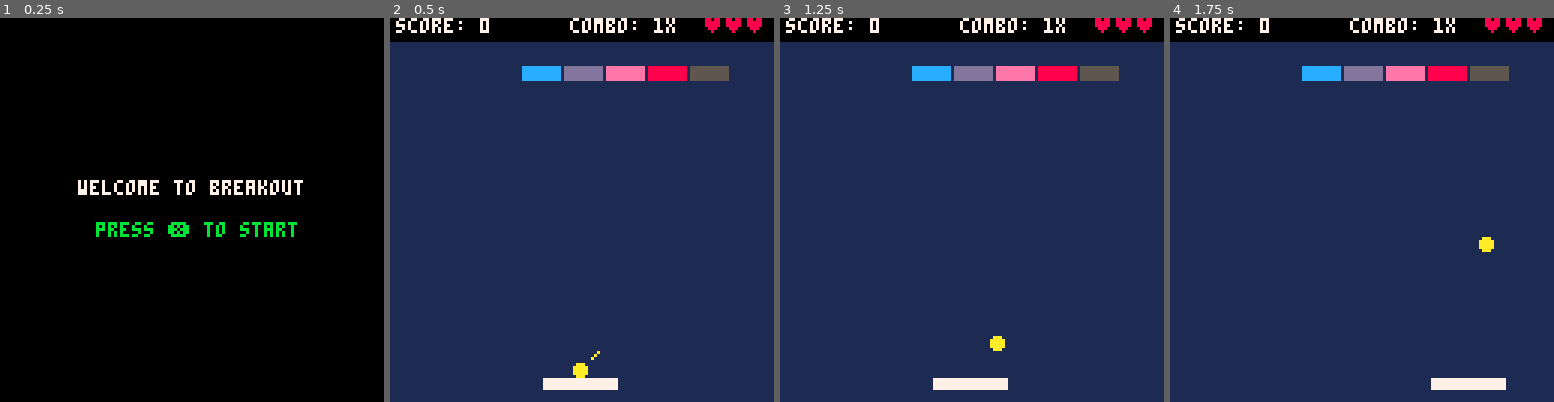
Above: before the commit, frames 1-4 (left to right).
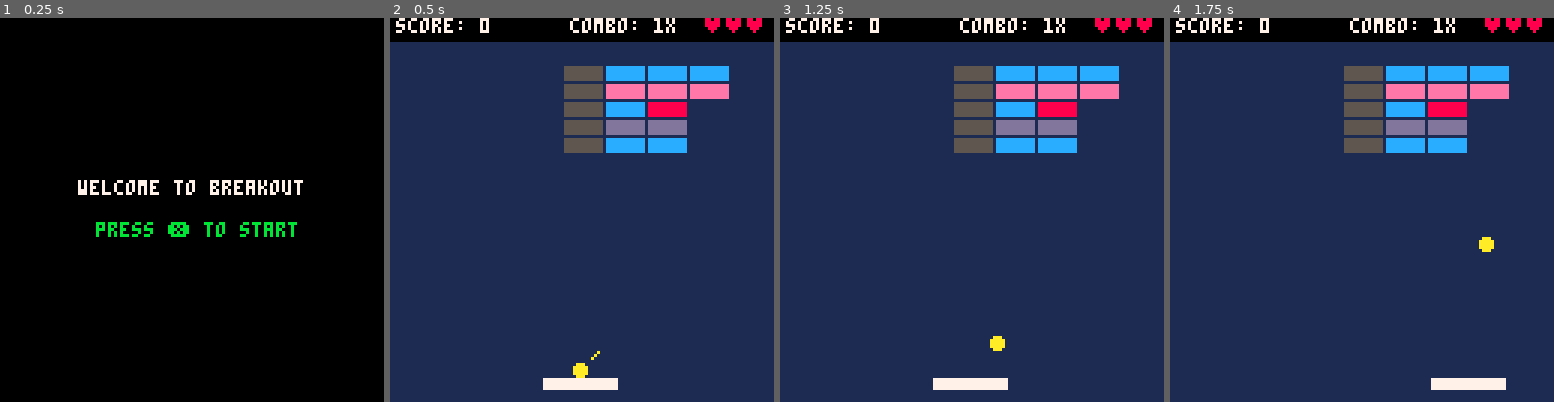
Above: after the commit, the same moments.

Repository: amcolash/pico-8
Game: PICO-8 cartridge breakout.p8
Two runs of this game, one before a commit and one after it. Both use one fixed random seed, a clock stepped at 60 frames per second and the inputs below.
Inputs:
- Up to frame 1 (0.25 s): no input
- Up to frame 2 (0.5 s): tap X (X key) at 0.33 s
- Up to frame 3 (1.25 s): tap O (Z key) at 0.7 s; tap X (X key) at 1.07 s
- Up to frame 4 (1.75 s): hold Right from 1.6 s (still down); tap O (Z key) at 1.7 s

Frame 1 is identical in both runs. In frame 2, 7.1% of the frame differs, in the area x 34-89%, y 12-36%; in frame 3, 7.1%; in frame 4, 7.1%.

Commit message:
Add in exploding mechanic

Diff:
--- a/breakout.p8
+++ b/breakout.p8
@@ -419,18 +419,35 @@
 -- a sound, increment combo and
 -- increase score
 function brick_hit(i)
+	if i <=0 or i>num_bricks then return end
+
 	local status=brick_s[i]
 	if status > 0 then
-		if status==8 then
-			--explode
-			sfx(10)
-		elseif status==9 then
-			--invincible
+		if status==9 then
+			-- invincible
 			sfx(11)
 		else
-			brick_s[i]-=1
+			if status==8 then
+				-- explode
+				brick_s[i]=0
+				sfx(10)
+
+				-- hit surrounding bricks
+				brick_hit(i-num_columns-1)
+				brick_hit(i-num_columns)
+				brick_hit(i-num_columns+1)
+				brick_hit(i-1)
+				brick_hit(i+1)
+				brick_hit(i+num_columns-1)
+				brick_hit(i+num_columns)
+				brick_hit(i+num_columns+1)
+			else
+				-- normal
+				brick_s[i]-=1
+				sfx(min(combo-1,6) + 3)
+			end
+
 			score += 10*combo
-			sfx(min(combo-1,6) + 3)
 			combo += 1
 		end
 	end
@@ -464,7 +481,7 @@
 -- i.e "b5/" -> 5 blocks, 4 empty, repeated each row
 -- "b2e2x" -> 2 blocks, 2 empty, rest of level empty
 
-l1="e3bnmxiz"
+l1="e4ib3/e4im3/e4ibx/e4in2/e4ib2z"
 --l2="b3e3b3/b4e3b2/b5e3b/b6/b7/b8/"
 --l3="be"
 --l4="b2e2b2/"
